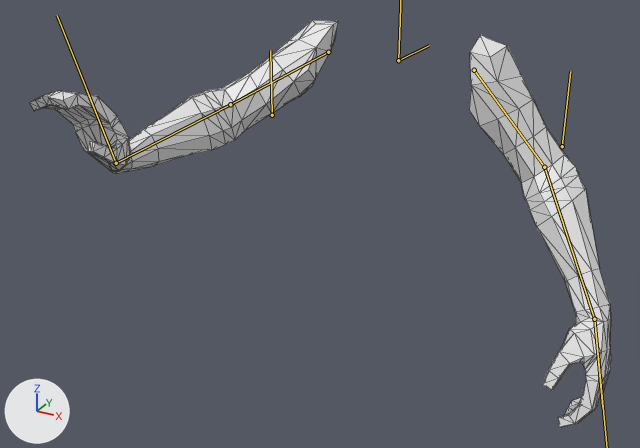
Before and after pictures for a commit that changed the glTF model assets/blender_exports/arm.glb.
Before and after are seen from a 50 mm lens placed at (1.084, -2.47, 0.632), pointed at (-0.052, -0.404, -0.401). Arrows for +X, +Y and +Z are at lower left; the lights stay in place. Both versions are drawn at frame 1 of the action 'TEST_POSE'; the numbers are the values there. The bones that bend it are drawn over the model as lines. Mesh edges are drawn as thin lines.

Names of what the first picture shows: 'OpenHandArmMesh'.
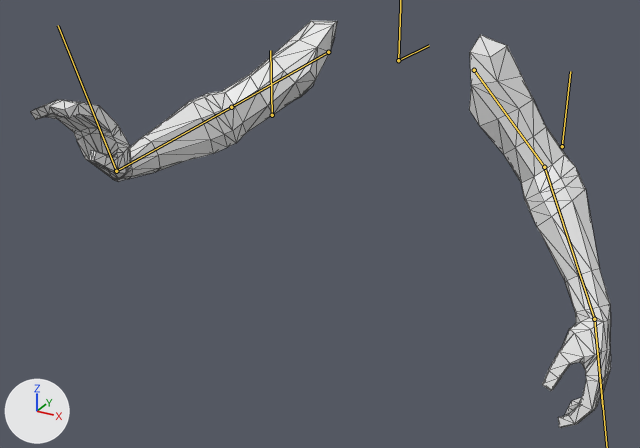
Edits to the bpy script that builds the scene:
```text
Change bone_upper_arm_r:
    where bone_upper_arm_r = bpy.data.objects['ArmsRig'].pose.bones['Upper_arm_R']  # child of 'Root'
    bone_upper_arm_r.rotation_quaternion: (-0.945, 0.122, -0.038, -0.302) -> (-0.945, 0.134, -0.027, -0.299)  # degrees (-12, 8, 35) -> degrees (-14, 8, 34)
Change bone_lower_arm_r:
    where bone_lower_arm_r = bpy.data.objects['ArmsRig'].pose.bones['Lower_arm_R']  # child of 'Upper_arm_R'
    bone_lower_arm_r.rotation_quaternion: (0.993, -0.097, 0.0, 0.062) -> (0.996, -0.074, 0.0, 0.047)  # degrees (-11, 1, 7) -> degrees (-9, 0, 5)
Change bone_hand_r:
    where bone_hand_r = bpy.data.objects['ArmsRig'].pose.bones['Hand_R']  # child of 'Lower_arm_R'
    bone_hand_r.rotation_quaternion: (0.621, -0.048, -0.323, 0.712) -> (0.608, -0.059, -0.316, 0.726)  # degrees (-33, -19, 104) -> degrees (-34, -17, 105)
```

What differs and where, as boxes [x1, y1, x2, y2] in the pictures (640 x 448 px):
'OpenHandArmMesh', posed: before [29, 20, 611, 428]; after [30, 20, 611, 428]
bone 'Upper_arm_R', root to tip: before (328, 52) to (230, 104); after (328, 52) to (231, 107)
bone 'Lower_arm_R', root to tip: before (230, 104) to (116, 163); after (231, 107) to (116, 171)
bone 'Hand_R', root to tip: before (116, 163) to (57, 15); after (116, 171) to (58, 25)
